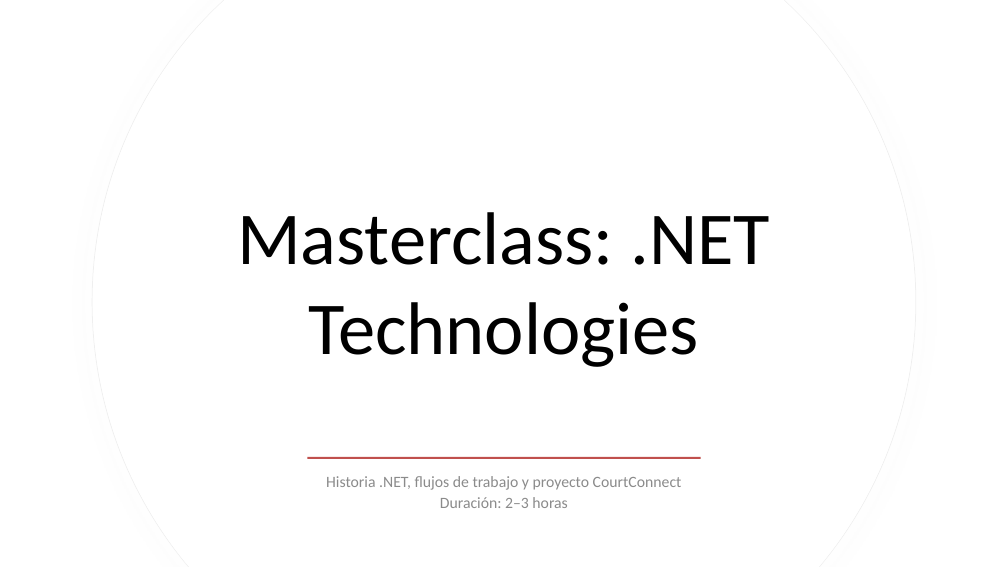
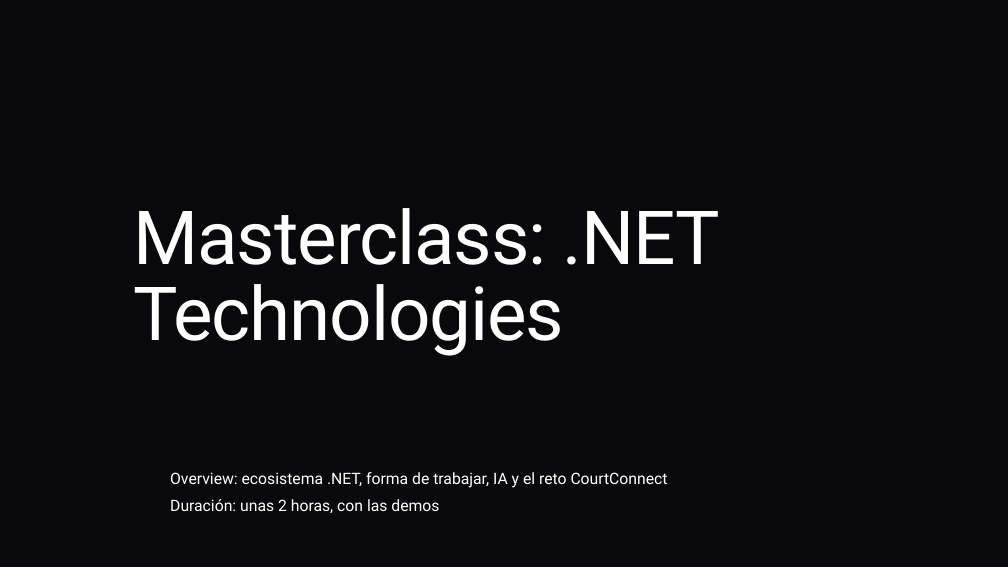
Before and after one commit to ybenzina/formacion-dotnet-junior, a slide deck: slide 1 of docs/masterclasses/masterclass-dotnet-technologies.pptx. Drawn at 1008x567 pixels with LibreOffice and Linux fonts; fonts in the diff are those of the drawing; background and template pictures are left out. Boxes give left, top, right and bottom in pixels: in the first picture for what was removed or moved away, otherwise in the second. Text is boxed around its words. In the diff, an @@ line names an element or a change of style, - is before the commit and + after.

Commit message:
Concretiza ramas de trabajo y actualiza documentación de masterclass general

```diff
--- a/docs/masterclasses/masterclass-dotnet-technologies.pptx
+++ b/docs/masterclasses/masterclass-dotnet-technologies.pptx
@@ background #FFFFFF to picture (left out) @@
@@ freeform shape removed at [92, 0, 916, 567] @@
@@ freeform shape removed at [93, 0, 916, 567] @@
@@ title "Masterclass: .NET Technologies" at [134, 208, 720, 356]: font Calibri to Roboto, text colour #000000 to #FFFFFF, letter spacing 0 to -1.1 pt; alignment centre to left; line spacing 1 to 0.85 @@
@@ subtitle at [170, 472, 668, 513]: text changed; font Calibri to Roboto; text colour #8C8C8C to #FFFFFF @@
-Historia .NET, flujos de trabajo y proyecto CourtConnect
-Duración: 2–3 horas
+Overview: ecosistema .NET, forma de trabajar, IA y el reto CourtConnect
+Duración: unas 2 horas, con las demos
@@ rectangle removed at [308, 457, 701, 459] @@
```
Also in this commit, not shown: 8 other slides changed, 36 slides added, 16 slides removed, 9 other files.
